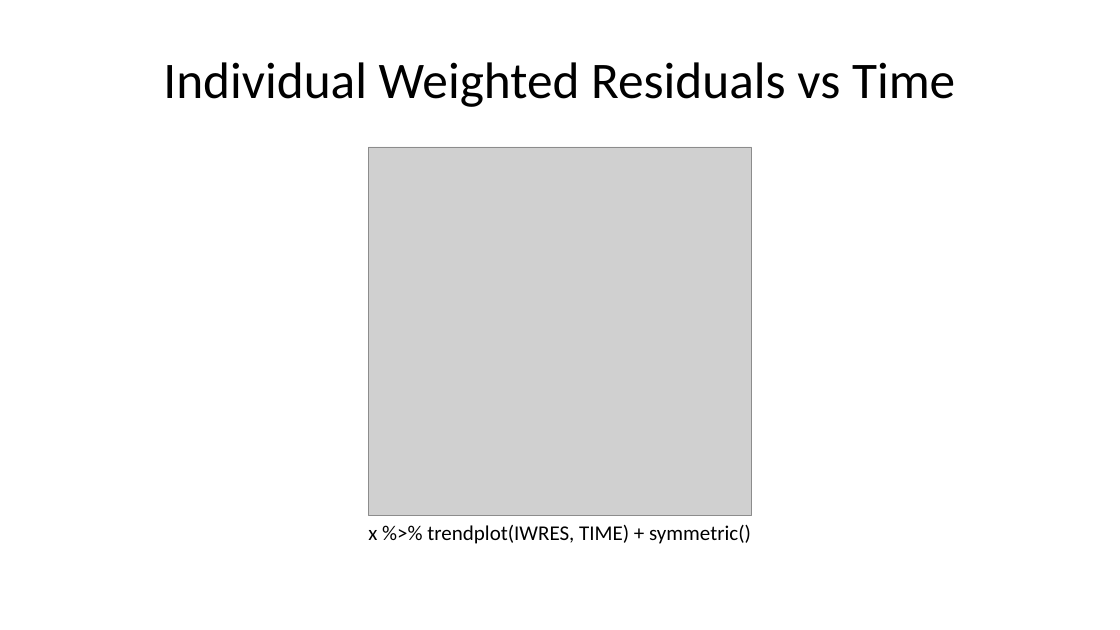
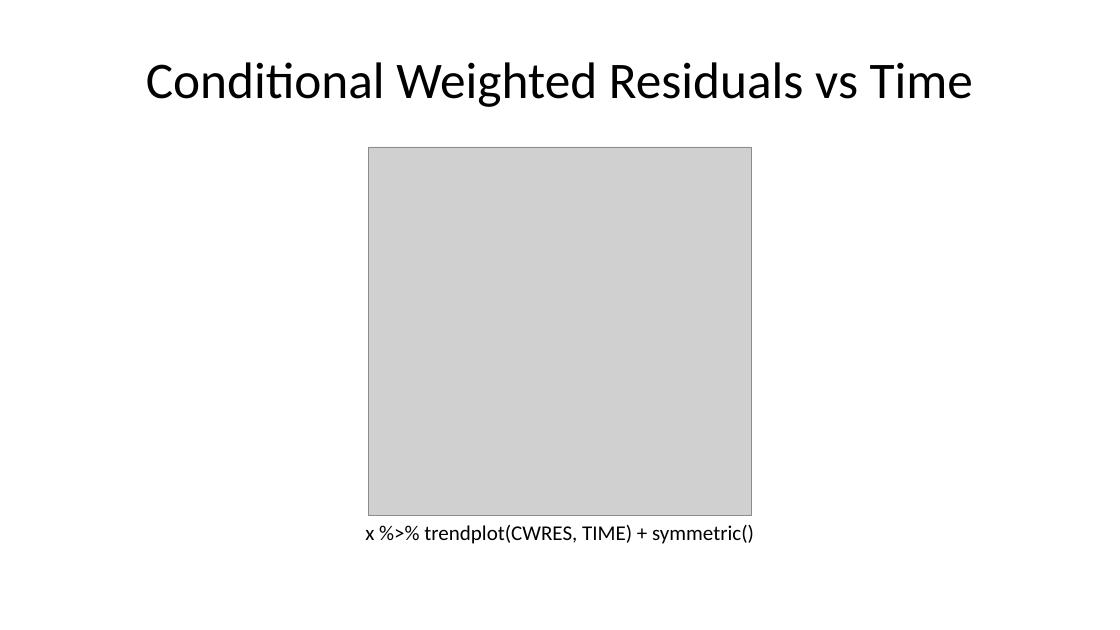
Before and after one commit to bergsmat/yamlet, a slide deck: slide 10 of inst/extdata/modeling/diagnostics.pptx. Drawn at 1120x630 pixels with LibreOffice and Linux fonts; fonts in the diff are those of the drawing; grey boxes stand for pictures. Boxes give left, top, right and bottom in pixels: in the first picture for what was removed or moved away, otherwise in the second. Text is boxed around its words. In the diff, an @@ line names an element or a change of style, - is before the commit and + after.

Commit message:
cwres

```diff
--- a/inst/extdata/modeling/diagnostics.pptx
+++ b/inst/extdata/modeling/diagnostics.pptx
@@ title at (146, 62, 973, 107): text changed @@
-Individual Weighted Residuals vs Time
+Conditional Weighted Residuals vs Time
@@ text at (365, 525, 754, 544): text changed @@
-x %>% trendplot(IWRES, TIME) + symmetric()
+x %>% trendplot(CWRES, TIME) + symmetric()
```
Also in this commit, not shown: 4 other slides changed, 19 other files.
